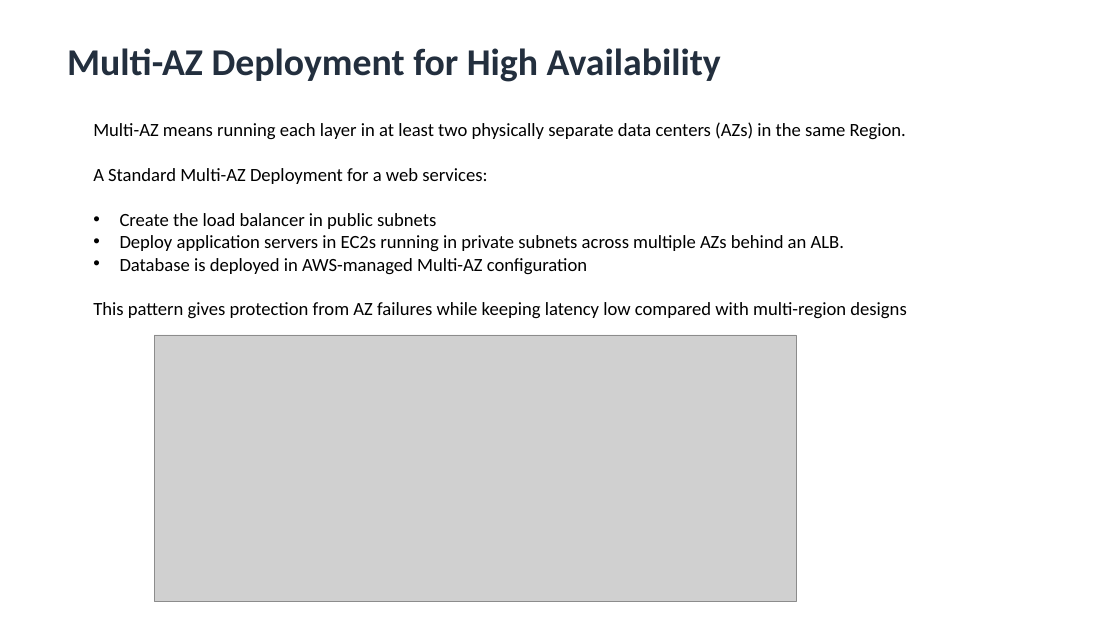
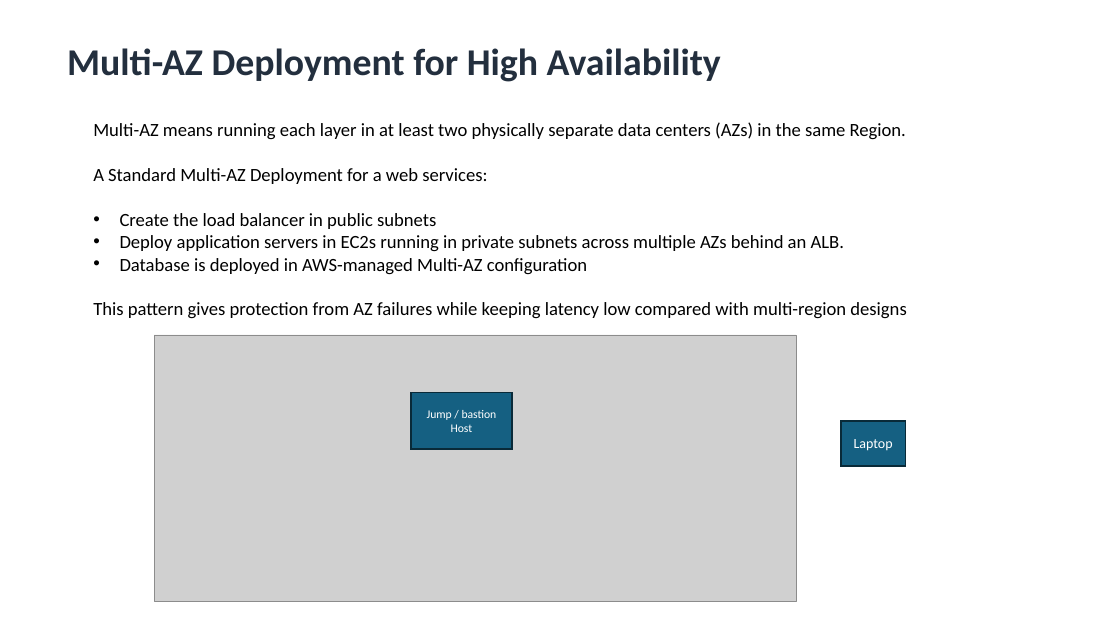
Before and after one commit to aishp411/PPMCAD12, a slide deck: slide 10 of AWS/AWS_Core_Architecture&Security.pptx. Drawn at 1120x630 pixels with LibreOffice and Linux fonts; fonts in the diff are those of the drawing; grey boxes stand for pictures. Boxes give left, top, right and bottom in pixels: in the first picture for what was removed or moved away, otherwise in the second. Text is boxed around its words. In the diff, an @@ line names an element or a change of style, - is before the commit and + after.

```diff
--- a/AWS/AWS_Core_Architecture&Security.pptx
+++ b/AWS/AWS_Core_Architecture&Security.pptx
@@ rectangle added at (411, 392, 513, 449), fill #156082, outline #092A39 1.5 pt, 10 pt, text #FFFFFF @@
+Jump / bastion Host
@@ rectangle added at (841, 421, 906, 465), fill #156082, outline #092A39 1.5 pt, 12 pt, text #FFFFFF @@
+Laptop
```
Also in this commit, not shown: 4 other slides changed, 55 other files.
